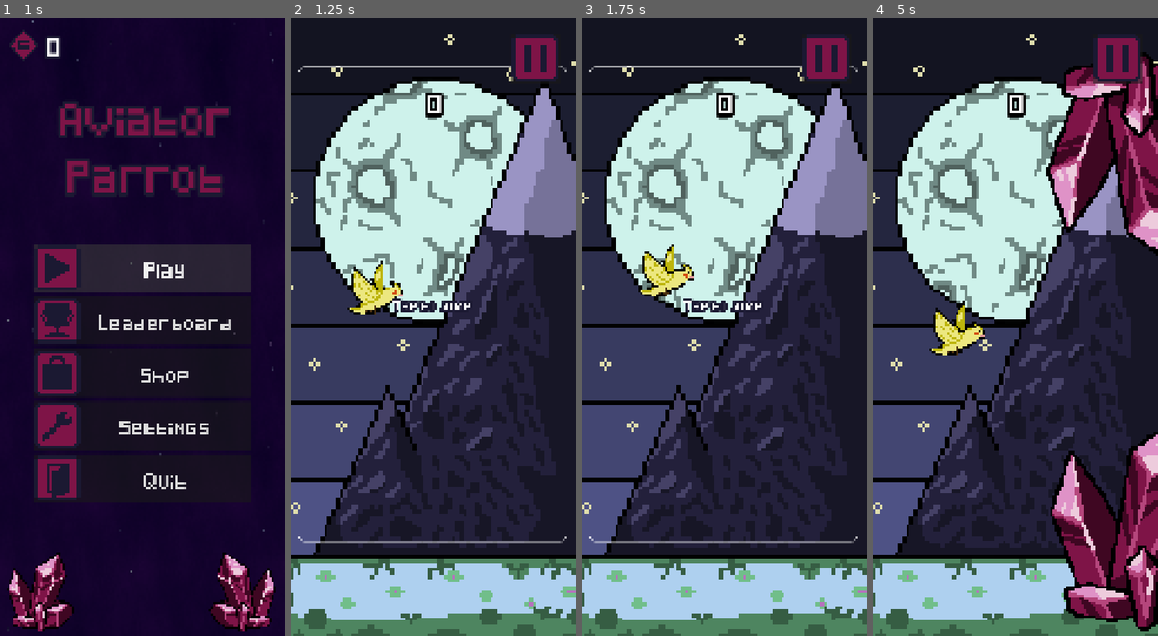
Above: before the commit, frames 1-4 (left to right).
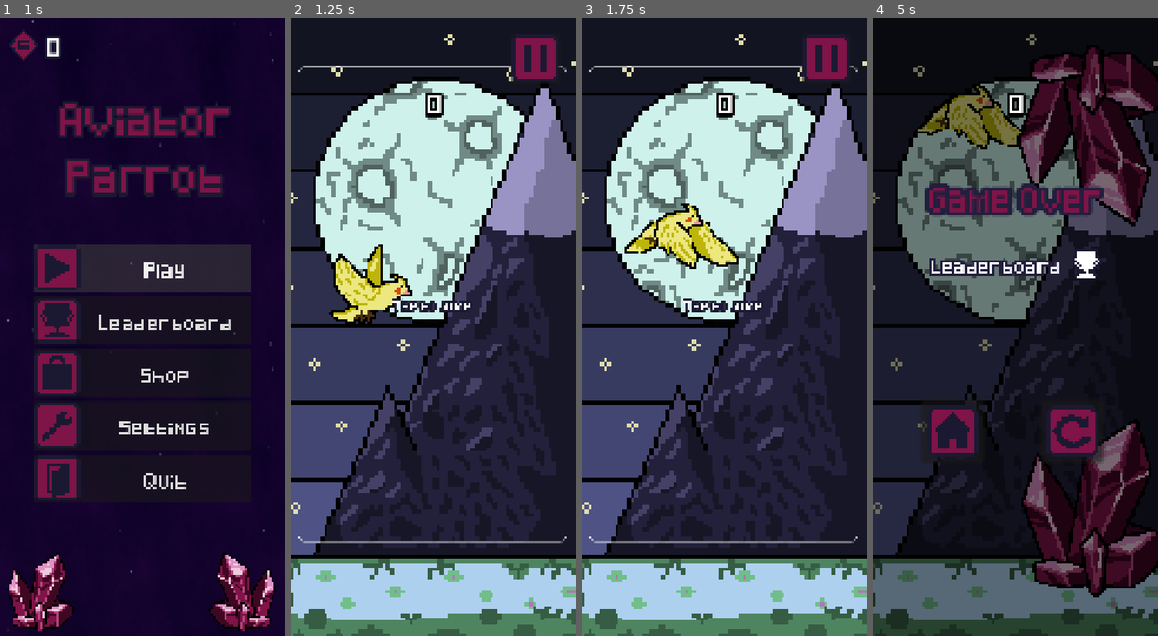
Above: after the commit, the same moments.

Repository: Kou-ding/Aviator-Parrot
Game: Godot game, scene res://scenes/start_screen.tscn
Two runs of this game, one before a commit and one after it. Both use one fixed random seed, a clock stepped at 60 frames per second and the inputs below. Sound files missing from this copy of the repository are replaced by a short silence.
Inputs (mouse positions are in pixels of both pictures, inside the frame that each line leads up to):
- Up to frame 1 (1 s): click "Play" at 0.5 s
- Up to frame 2 (1.25 s): no input
- Up to frame 3 (1.75 s): click (724, 302) at 1.25 s
- Up to frame 4 (5 s): click (1015, 302) at 2 s; click (1015, 302) at 2.75 s; tap Space (jump) at 3.77, 4.52 s

Frame 1 is identical in both runs. In frame 2, 1.5% of the frame differs, in the area x 13-43%, y 36-50%; in frame 3, 3.0%; in frame 4, 77%, in the area x 0-100%, y 2-100%.
Error after the commit: Out of bounds get index '1' (on base: 'Array') (res://scripts/utils.gd:71)

Commit message:
- faster crystals - bouncy bird

Diff:
--- a/aviator-parrot-(remastered)/scenes/crystals.tscn
+++ b/aviator-parrot-(remastered)/scenes/crystals.tscn
@@ -10,32 +10,32 @@
 script = ExtResource("1_rf1fc")
 
 [node name="Killzone" parent="." unique_id=522540604 instance=ExtResource("2_ekfrm")]
-position = Vector2(322, 62)
+position = Vector2(316, -48)
 
 [node name="Sprite2D" type="Sprite2D" parent="Killzone" unique_id=1348883421]
 position = Vector2(-277.95554, 327.80728)
 rotation = 3.1415927
-scale = Vector2(7, 7)
+scale = Vector2(5.624422, 5.624422)
 texture = ExtResource("3_ij40q")
 
 [node name="CollisionPolygon2D" type="CollisionPolygon2D" parent="Killzone" unique_id=961867173]
-position = Vector2(247.31454, -38.32422)
-scale = Vector2(1.6282516, 1.6282516)
+position = Vector2(146.99997, 31)
+scale = Vector2(1.3082819, 1.3082819)
 polygon = PackedVector2Array(-270.13107, -13.506561, -211.88406, -9.285759, -124.09146, 70.90941, -108.05243, 111.42907 …(339 unchanged characters)…
 
 [node name="Sprite2D2" type="Sprite2D" parent="Killzone" unique_id=893881600]
-position = Vector2(-265.5884, 1683.2035)
-scale = Vector2(7, 7)
+position = Vector2(-268.67072, 1749.7821)
+scale = Vector2(5.5218716, 5.5218716)
 texture = ExtResource("3_ij40q")
 flip_h = true
 
 [node name="CollisionPolygon2D2" type="CollisionPolygon2D" parent="Killzone" unique_id=904689747]
-position = Vector2(-265.5884, 1683.2035)
-scale = Vector2(7, 7)
+position = Vector2(-268.67072, 1749.7821)
+scale = Vector2(5.5218716, 5.5218716)
 polygon = PackedVector2Array(25.576439, -61.08676, -8.846642, -37.817535, -15.769719, 2.567093, -28.462029, -19.932907, …(365 unchanged characters)…
 
 [node name="Area2D" type="Area2D" parent="." unique_id=791308667]
-position = Vector2(193, 324)
+position = Vector2(146, 277)
 
 [node name="CollisionShape2D" type="CollisionShape2D" parent="Area2D" unique_id=1760606884]
 position = Vector2(33, 635)
--- a/aviator-parrot-(remastered)/scenes/parrot.tscn
+++ b/aviator-parrot-(remastered)/scenes/parrot.tscn
@@ -25,10 +25,9 @@
 "speed": 2.0
 }]
 
-[sub_resource type="CircleShape2D" id="CircleShape2D_w755j"]
-
 [node name="Parrot" type="CharacterBody2D" unique_id=2088057206]
-scale = Vector2(2, 2)
+position = Vector2(86, 67)
+scale = Vector2(2.9436398, 2.9436398)
 script = ExtResource("1_w755j")
 
 [node name="AnimatedSprite2D" type="AnimatedSprite2D" parent="." unique_id=1175572675]
@@ -41,9 +40,3 @@
 
 [node name="CollisionPolygon2DF1" type="CollisionPolygon2D" parent="." unique_id=321143840]
 polygon = PackedVector2Array(6.5, -41, 13, -30.5, -6, -28, -28.5, -19, -34.5, -15.5, -66.5, 16.5, -51, 18, -28, 9, -14, 18, -8.5, 17.5, 17, 34.5, 24.5, 23, 52, 34, 71.5, 32, 72, 28, 31, -16, 23.5, -27, 23, -35.5)
-
-[node name="Sprite2D" type="Sprite2D" parent="." unique_id=169541893]
-
-[node name="ScoreCollisionShape" type="CollisionShape2D" parent="." unique_id=1999227423]
-position = Vector2(-15, -11)
-shape = SubResource("CircleShape2D_w755j")
--- a/aviator-parrot-(remastered)/scripts/crystals.gd
+++ b/aviator-parrot-(remastered)/scripts/crystals.gd
@@ -1,6 +1,6 @@
 extends Node2D
 
-var crystals_speed = 450
+var crystals_speed = 700
 
 signal passed
 
--- a/aviator-parrot-(remastered)/scripts/parrot.gd
+++ b/aviator-parrot-(remastered)/scripts/parrot.gd
@@ -1,12 +1,12 @@
 extends CharacterBody2D
 
-const JUMP_VELOCITY = -500.0
+const JUMP_VELOCITY = -1300.0
 var jump_button = false
 
 func _physics_process(delta: float) -> void:
 	# Add the gravity.
 	if not is_on_floor():
-		velocity += get_gravity() * delta * 1.5
+		velocity += 3 * get_gravity() * delta
 		if velocity.y>0:
 			#rotation = 0.5
 			$AnimatedSprite2D.frame=0
Not shown, changed: aviator_parrot_remastered.apk
Not shown, changed: aviator_parrot_remastered.apk.idsig
